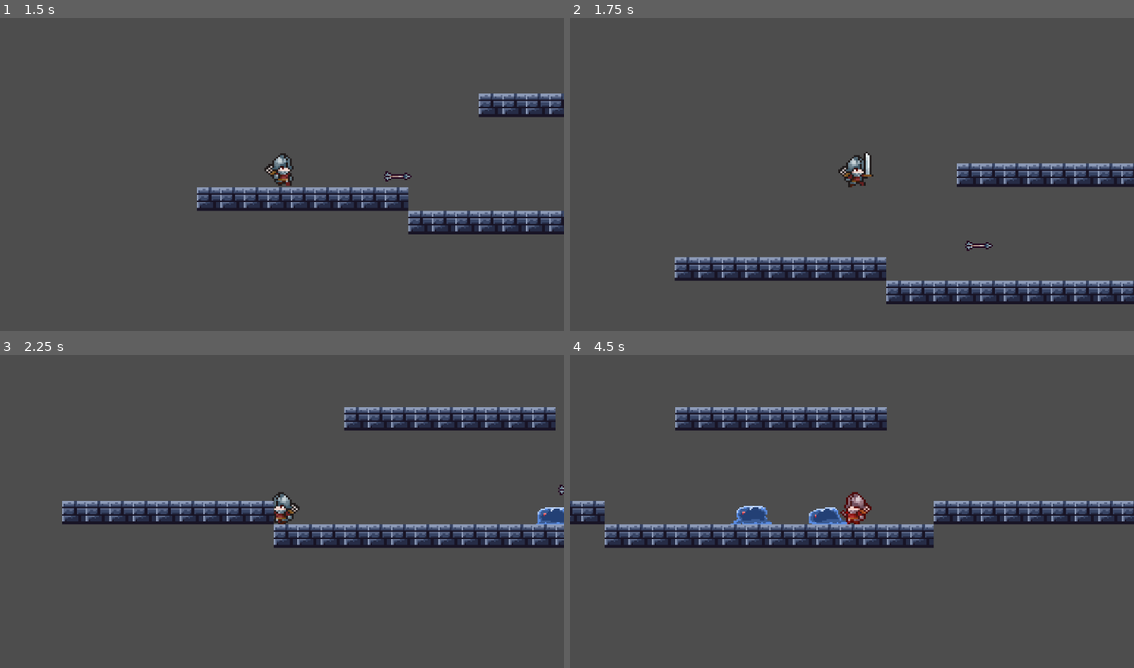
Above: before the commit, frames 1-4 (two rows, left to right).
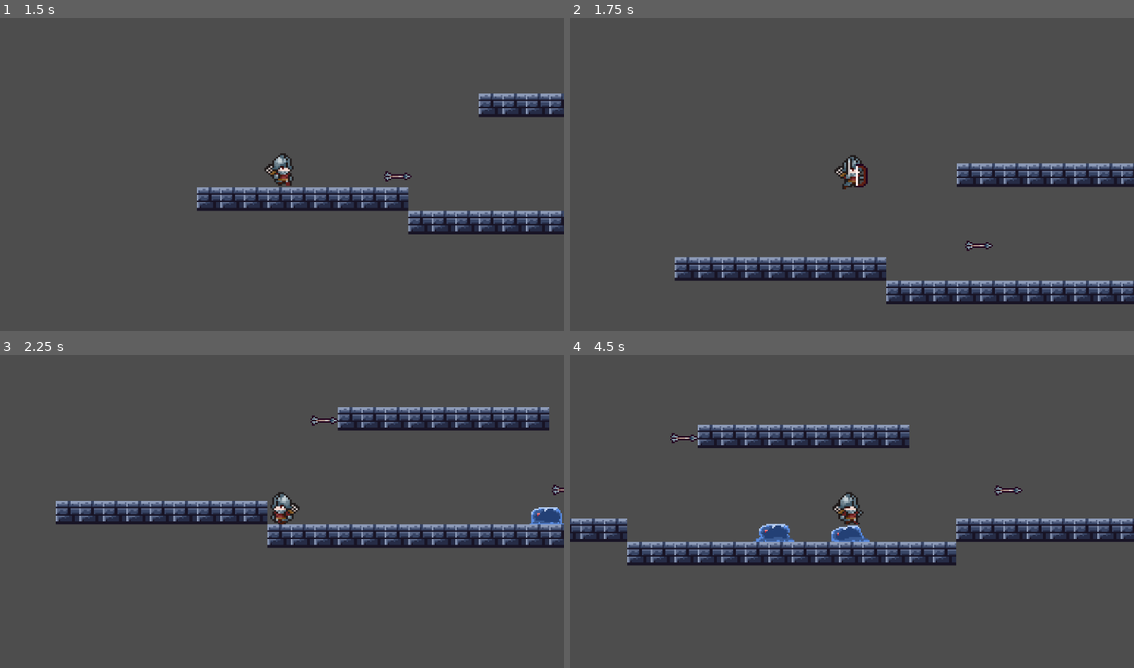
Above: after the commit, the same moments.

Repository: VINYCIU51/ORC_SLAYER
Game: Godot game, scene res://actors/scenes/worlds/world_1.tscn
Same seed, same stepped clock (60 frames per second), same inputs: the game is played once before the commit and once after it.
Inputs (mouse positions are in pixels of both pictures, inside the frame that each line leads up to):
- Up to frame 1 (1.5 s): move the mouse to (406, 155) at 0.52 s; hold D (move_right) from 0.53 s (still down); right-click (406, 155) at 0.6 s; tap Space (jump) at 0.77 s; move the mouse to (169, 187) at 1.27 s; click (169, 187) at 1.35 s
- Up to frame 2 (1.75 s): keep holding D (move_right); tap Space (jump) at 1.52 s; right-click (739, 187) at 1.55 s
- Up to frame 3 (2.25 s): move the mouse to (338, 439) at 2.02 s; release D (move_right) at 2.03 s; hold A (move_left) from 2.03 s (still down); right-click (338, 439) at 2.1 s
- Up to frame 4 (4.5 s): move the mouse to (823, 574) at 2.77 s; release A (move_left) at 2.78 s; hold D (move_right) 2.78-4.28 s; right-click (823, 574) at 2.85 s; tap Space (jump) at 3.02, 3.77 s; move the mouse to (1021, 558) at 3.52 s; click (1021, 558) at 3.6 s; right-click (1021, 558) at 3.8 s; move the mouse to (682, 461) at 4.27 s; hold A (move_left) from 4.28 s (still down); right-click (682, 461) at 4.35 s

Frame 1 is identical in both runs. In frame 2, 0.5% of the frame differs, in the area x 46-54%, y 42-55%; in frame 3, 4.1%; in frame 4, 16%, in the area x 0-100%, y 16-68%.

Commit message:
ajustes no player

Diff:
--- a/actors/scenes/player/player.tscn
+++ b/actors/scenes/player/player.tscn
@@ -9,6 +9,7 @@
 [ext_resource type="Texture2D" uid="uid://2bd8ms20p3hq" path="res://assets/characters/Soldier/Soldier-Walk.png" id="7_gdopa"]
 [ext_resource type="Script" uid="uid://ba4cwpknmdorv" path="res://actors/script/hurtbox.gd" id="8_2fab3"]
 [ext_resource type="Texture2D" uid="uid://d017u7gncc85l" path="res://assets/characters/Soldier/Soldier-Air-Attack.png" id="8_n4r3a"]
+[ext_resource type="Texture2D" uid="uid://cdplp04nb86o7" path="res://assets/characters/Soldier/Soldier-Air-Arrow.png" id="9_wlyqf"]
 
 [sub_resource type="RectangleShape2D" id="RectangleShape2D_31m4k"]
 size = Vector2(11.5, 20)
@@ -64,8 +65,8 @@
 "values": [1.5]
 }
 
-[sub_resource type="Animation" id="Animation_jglmw"]
-resource_name = "arrow"
+[sub_resource type="Animation" id="Animation_ii4c0"]
+resource_name = "air_arrow"
 length = 0.9
 tracks/0/type = "value"
 tracks/0/imported = false
@@ -77,7 +78,7 @@
 "times": PackedFloat32Array(0),
 "transitions": PackedFloat32Array(1),
 "update": 1,
-"values": [ExtResource("2_2fab3")]
+"values": [ExtResource("9_wlyqf")]
 }
 tracks/1/type = "value"
 tracks/1/imported = false
@@ -113,6 +114,58 @@
 "times": PackedFloat32Array(0, 0.9),
 "transitions": PackedFloat32Array(1, 1),
 "update": 0,
+"values": [2.3, 1.0]
+}
+
+[sub_resource type="Animation" id="Animation_jglmw"]
+resource_name = "arrow"
+length = 0.9
+tracks/0/type = "value"
+tracks/0/imported = false
+tracks/0/enabled = true
+tracks/0/path = NodePath("sprite:texture")
+tracks/0/interp = 1
+tracks/0/loop_wrap = true
+tracks/0/keys = {
+"times": PackedFloat32Array(0),
+"transitions": PackedFloat32Array(1),
+"update": 1,
+"values": [ExtResource("2_2fab3")]
+}
+tracks/1/type = "value"
+tracks/1/imported = false
+tracks/1/enabled = true
+tracks/1/path = NodePath("sprite:hframes")
+tracks/1/interp = 1
+tracks/1/loop_wrap = true
+tracks/1/keys = {
+"times": PackedFloat32Array(0),
+"transitions": PackedFloat32Array(1),
+"update": 1,
+"values": [9]
+}
+tracks/2/type = "value"
+tracks/2/imported = false
+tracks/2/enabled = true
+tracks/2/path = NodePath("sprite:frame")
+tracks/2/interp = 1
+tracks/2/loop_wrap = true
+tracks/2/keys = {
+"times": PackedFloat32Array(0, 0.1, 0.2, 0.3, 0.4, 0.5, 0.6, 0.7, 0.8),
+"transitions": PackedFloat32Array(1, 1, 1, 1, 1, 1, 1, 1, 1),
+"update": 1,
+"values": [0, 1, 2, 3, 4, 5, 6, 7, 8]
+}
+tracks/3/type = "value"
+tracks/3/imported = false
+tracks/3/enabled = true
+tracks/3/path = NodePath("animation:speed_scale")
+tracks/3/interp = 1
+tracks/3/loop_wrap = true
+tracks/3/keys = {
+"times": PackedFloat32Array(0, 0.9),
+"transitions": PackedFloat32Array(1, 1),
+"update": 0,
 "values": [1.5, 1.0]
 }
 
@@ -433,6 +486,7 @@
 [sub_resource type="AnimationLibrary" id="AnimationLibrary_gruaa"]
 _data = {
 &"RESET": SubResource("Animation_ya2v2"),
+&"air_arrow": SubResource("Animation_ii4c0"),
 &"arrow": SubResource("Animation_jglmw"),
 &"atack": SubResource("Animation_bncfn"),
 &"die": SubResource("Animation_77ki2"),
@@ -450,7 +504,7 @@
 
 [node name="player" type="CharacterBody2D"]
 position = Vector2(8, -10)
-collision_mask = 22
+collision_mask = 30
 script = ExtResource("1_33vod")
 
 [node name="Camera2D" type="Camera2D" parent="."]
@@ -459,8 +513,8 @@
 [node name="sprite" type="Sprite2D" parent="."]
 position = Vector2(0, 1.5)
 scale = Vector2(1.33, 1.23)
-texture = ExtResource("7_gdopa")
-hframes = 8
+texture = ExtResource("9_wlyqf")
+hframes = 9
 frame = 6
 
 [node name="collision" type="CollisionShape2D" parent="."]
--- a/actors/script/player.gd
+++ b/actors/script/player.gd
@@ -73,9 +73,17 @@
 		else:
 			velocity.y += fall_gravity * delta
 
+	# Tiro de flecha no ar
+	if not is_on_floor() and not is_attacking and Input.is_action_just_pressed("right_click"):
+		is_attacking = true
+		shoot_arrow(sign($arrow_point.position.x), 0.3)
+		animation.play("air_arrow")
+
 	# Impede interrupções de Ataques
 	if is_attacking:
-		velocity.x = 0
+		if is_on_floor():
+			velocity.x = 0
+
 		if not animation.is_playing():
 			is_attacking = false
 		move_and_slide()
@@ -105,10 +113,12 @@
 	if is_on_floor() and Input.is_action_just_pressed("left_click"):
 		is_attacking = true
 		animation.play("atack")
-	elif is_on_floor() and Input.is_action_just_pressed("right_click"):
+
+	if is_on_floor() and Input.is_action_just_pressed("right_click"):
 		is_attacking = true
 		shoot_arrow(sign($arrow_point.position.x))
 		animation.play("arrow")
+
 
 	move_and_slide()
 
@@ -136,8 +146,8 @@
 
 
 # Função que atira as flechas
-func shoot_arrow(direct):
-	await get_tree().create_timer(0.5).timeout # Time para sincronizar com a animação
+func shoot_arrow(direct, time := 0.5):
+	await get_tree().create_timer(time).timeout # Time para sincronizar com a animação
 
 	var arrow_instance = ARROW.instantiate() # Instância a flecha
 	add_sibling(arrow_instance) # Gera ela com base no mundo
Not shown: 1 places in actors/scenes/player/player.tscn that only renumber resources
Binary file removed: assets/characters/Soldier/Soldier-Air-Arrow copiar.png
